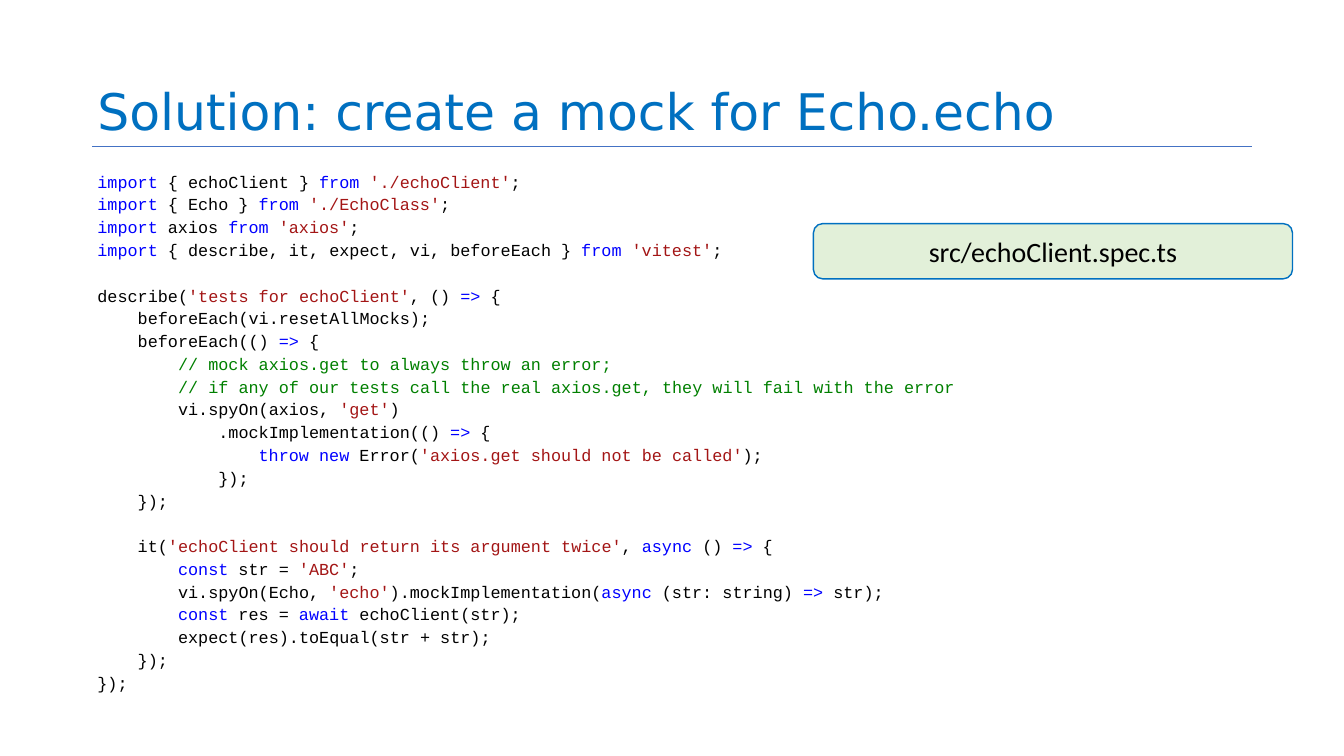
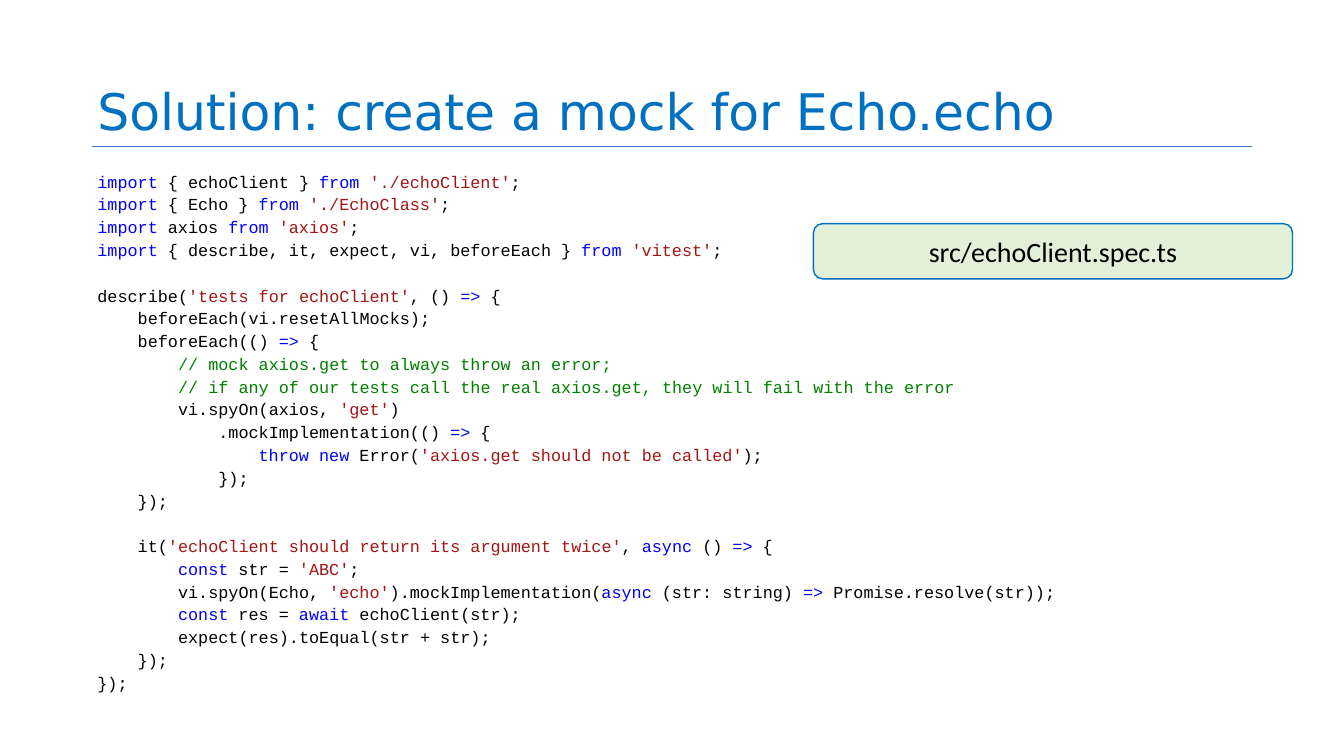
Before and after one commit to neu-se/CS4530-Fall-2026, a slide deck: slide 23 of Slides/Module 10 Testing Larger Things.pptx. Drawn at 1344x756 pixels with LibreOffice and Linux fonts; fonts in the diff are those of the drawing. Boxes give left, top, right and bottom in pixels: in the first picture for what was removed or moved away, otherwise in the second. Text is boxed around its words. In the diff, an @@ line names an element or a change of style, - is before the commit and + after.

```diff
--- a/Slides/Module 10 Testing Larger Things.pptx
+++ b/Slides/Module 10 Testing Larger Things.pptx
@@ text at bbox=[178, 585, 1055, 602]: text changed @@
-vi.spyOn(Echo, 'echo').mockImplementation(async (str: string) => str);
+vi.spyOn(Echo, 'echo').mockImplementation(async (str: string) => Promise.resolve(str));
```
Also in this commit, not shown: 1 other slide changed, 1 other file.
